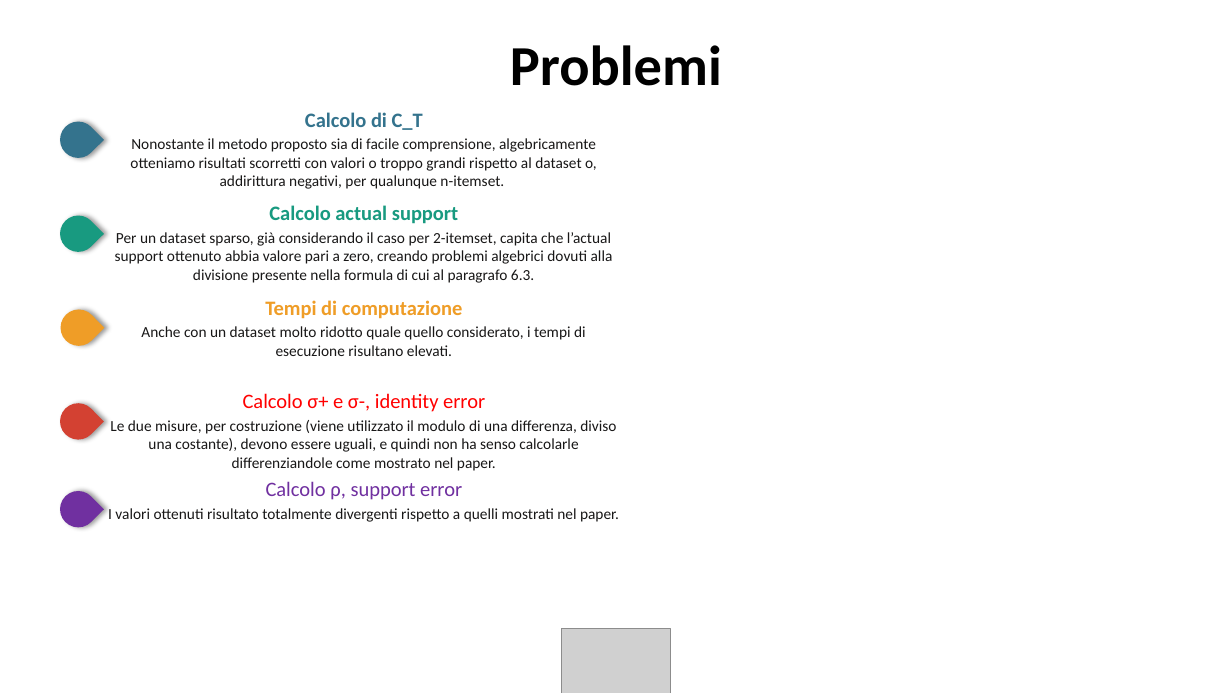
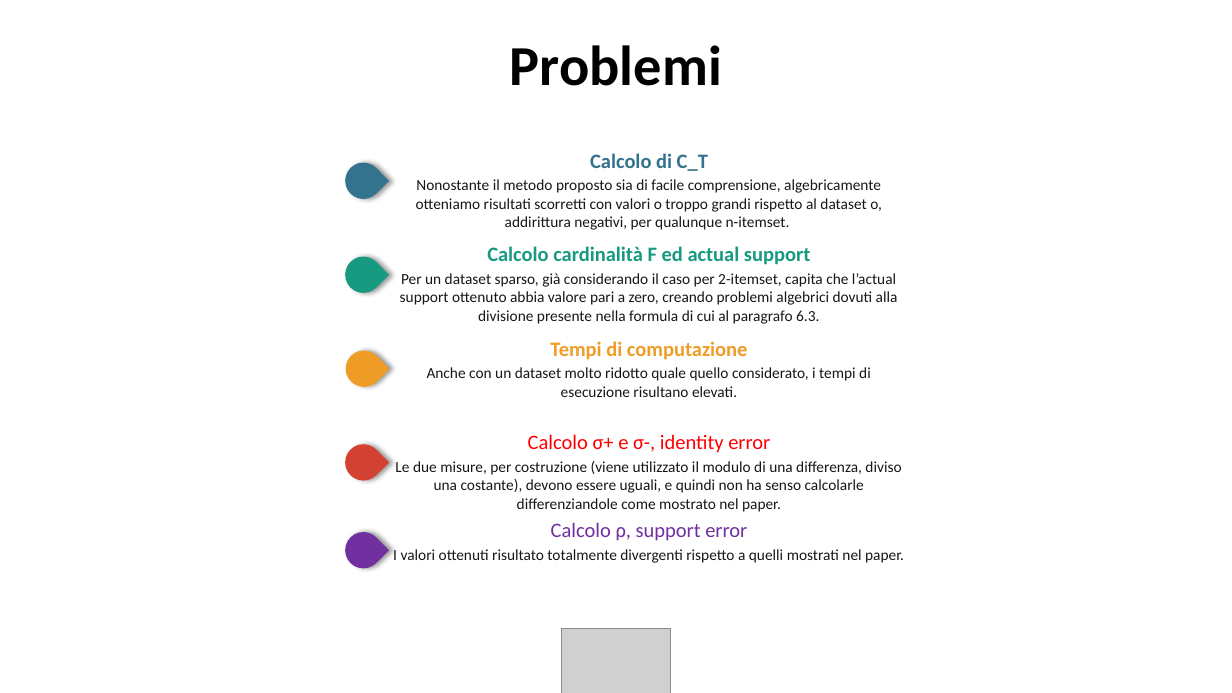
Before and after one commit to jf994/DataProtectionProject, a slide deck: slide 5 of docs/Presentazione.pptx. Drawn at 1232x693 pixels with LibreOffice and Linux fonts; fonts in the diff are those of the drawing; grey boxes stand for pictures; background and template pictures are left out. Boxes give left, top, right and bottom in pixels: in the first picture for what was removed or moved away, otherwise in the second. Text is boxed around its words. In the diff, an @@ line names an element or a change of style, - is before the commit and + after.

Commit message:
mod pptx e for rec_support

```diff
--- a/docs/Presentazione.pptx
+++ b/docs/Presentazione.pptx
@@ text at (487, 246, 810, 265): text changed @@
-Calcolo actual support
+Calcolo cardinalità F ed actual support
@@ 5 texts, 5 teardrops: place and size @@
-5 texts, 5 teardrops at (53, 112, 619, 534)
+5 texts, 5 teardrops at (338, 153, 904, 576)
```
Also in this commit, not shown: 1 other slide changed, 5 other files.
